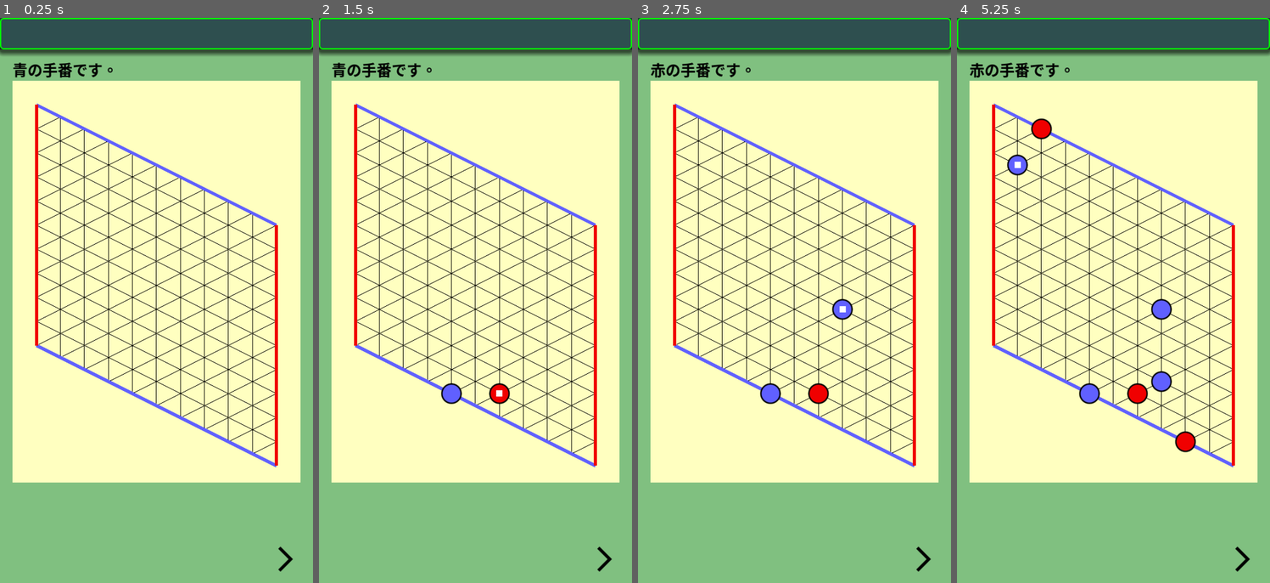
Above: before the commit, frames 1-4 (left to right).
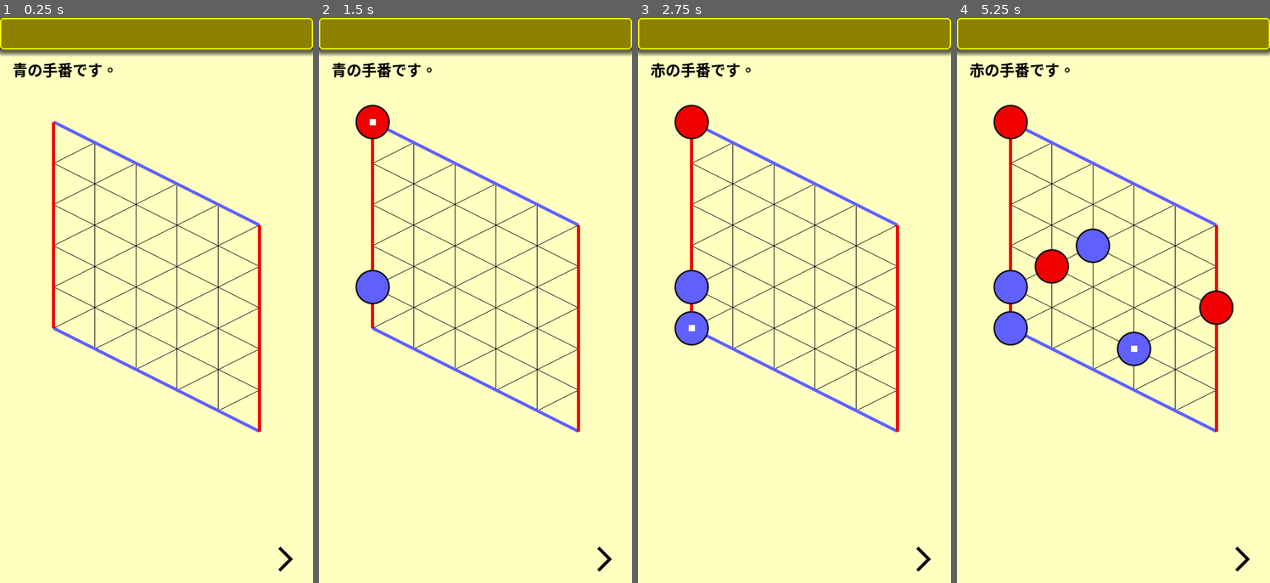
Above: after the commit, the same moments.

Repository: vivisuke/HexGame
Game: Godot game, scene res://main.tscn
The game is run twice, just before and just after one commit, with the same random seed, the same clock (stepped at 60 frames per second) and the same inputs.
Inputs (mouse positions are in pixels of both pictures, inside the frame that each line leads up to):
- Up to frame 1 (0.25 s): no input
- Up to frame 2 (1.5 s): click (603, 560) at 0.5 s; click (603, 560) at 1.25 s
- Up to frame 3 (2.75 s): click (922, 560) at 2 s
- Up to frame 4 (5.25 s): tap Enter at 2.75, 4.25 s; move the mouse to (1182, 272) at 2.77 s; click (1182, 272) at 2.92 s; tap Space at 3.5, 5 s; move the mouse to (1050, 328) at 3.52 s; click (1050, 328) at 3.67 s; move the mouse to (1144, 176) at 4.27 s; click (1144, 176) at 4.42 s; move the mouse to (1097, 413) at 5.02 s; click (1097, 413) at 5.17 s

The runs differ from the first frame. In frame 1, 44% of the frame differs, in the area x 0-100%, y 0-100%; in frame 2, 45%; in frame 3, 46%; in frame 4, 48%.

Commit message:
0031 ◎ C 01/25 01/25 0.001│ToDo│BoardRect：座標値→ (x, y) 変換関数

Diff:
--- a/hexgame/main.tscn
+++ b/hexgame/main.tscn
@@ -12,12 +12,12 @@
 [node name="BG" type="ColorRect" parent="."]
 offset_right = 500.0
 offset_bottom = 900.0
-color = Color(0.501961, 0.752941, 0.501961, 1)
+color = Color(1, 1, 0.752941, 1)
 
 [node name="TitleBar" type="ColorRect" parent="."]
 offset_right = 500.0
 offset_bottom = 50.0
-color = Color(0.180392, 0.309804, 0.309804, 1)
+color = Color(0.545098, 0.501961, 0, 1)
 script = ExtResource("1_afdw8")
 
 [node name="MessLabel" type="Label" parent="."]
--- a/hexgame/scripts/Board.gd
+++ b/hexgame/scripts/Board.gd
@@ -4,7 +4,7 @@
 enum {
 	EMPTY = 0, BLACK, WHITE, WALL
 }
-const N_HORZ = 11
+const N_HORZ = 6
 const ARY_WIDTH = N_HORZ + 1
 const ARY_HEIGHT = N_HORZ + 2
 const ARY_SIZE = ARY_WIDTH * ARY_HEIGHT
--- a/hexgame/scripts/board_rect.gd
+++ b/hexgame/scripts/board_rect.gd
@@ -24,6 +24,12 @@
 	return Vector2(X0+CELL_WD*x, Y0+CELL_WD*y+CELL_WD*x/2.0)
 func vec2ToPos(vec2):
 	return xyToPos(vec2.x, vec2.y)
+func posToXY(pos : Vector2):
+	var x = pos.x - X0
+	var y = pos.y - Y0 - x/2.0
+	x = floor((x + CELL_WD/2.0)/CELL_WD)
+	y = floor((y + CELL_WD/2.0)/CELL_WD)
+	return Vector2(x, y)
 func draw_stone(x, y, b):
 	#var col = Color("#6060ff") if b else Color("pink")
 	var col = BLACK_COL if b else WHITE_COL
--- a/hexgame/scripts/main.gd
+++ b/hexgame/scripts/main.gd
@@ -37,6 +37,12 @@
 func _process(delta):
 	pass
 
+func _input(event):
+	if event is InputEventMouseButton && event.is_pressed():
+		var pos = get_global_mouse_position() - $BoardRect.position
+		print("pos = ", pos)
+		var xy = $BoardRect.posToXY(pos)
+		print("xy = ", xy)
 
 func _on_next_button_pressed():
 	if game_over: return
--- a/hexgame/scripts/title_bar.gd
+++ b/hexgame/scripts/title_bar.gd
@@ -5,7 +5,7 @@
 func _draw():
 	var style_box = StyleBoxFlat.new()      # 影、ボーダなどを描画するための矩形スタイルオブジェクト
 	style_box.bg_color = color   # 矩形背景色
-	style_box.border_color = Color.GREEN
+	style_box.border_color = Color.YELLOW
 	style_box.set_border_width_all(2)
 	style_box.set_corner_radius_all(RADIUS)
 	style_box.shadow_offset = Vector2(0, 4)     # 影オフセット
Not shown, changed: HexGame.spr
